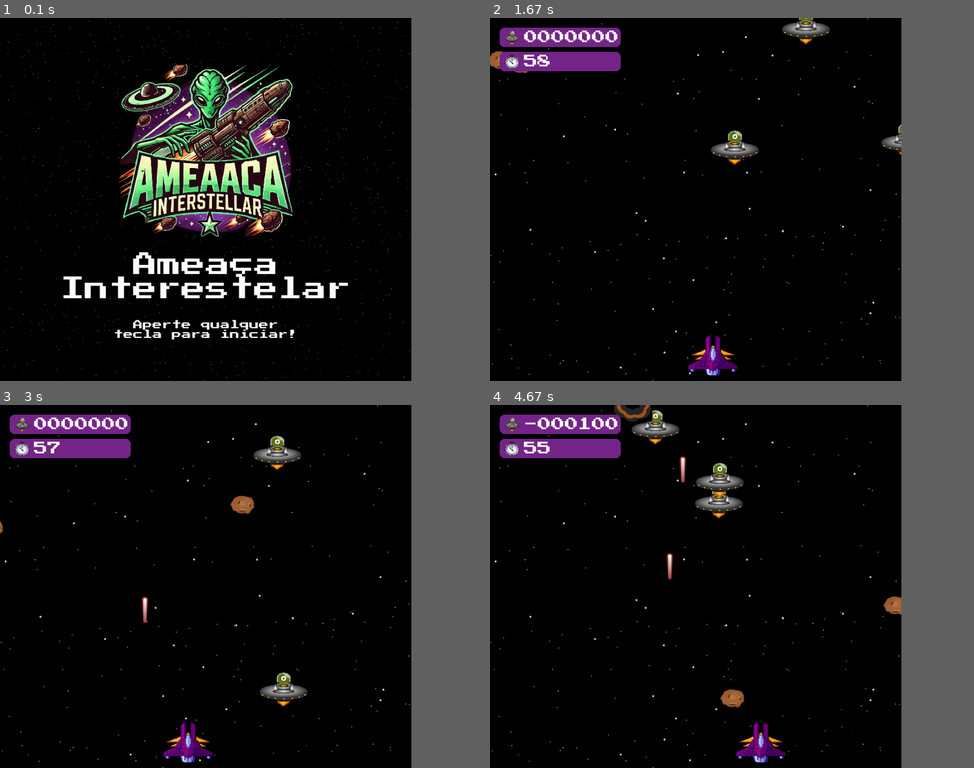
Above: before the commit, frames 1-4 (two rows, left to right).
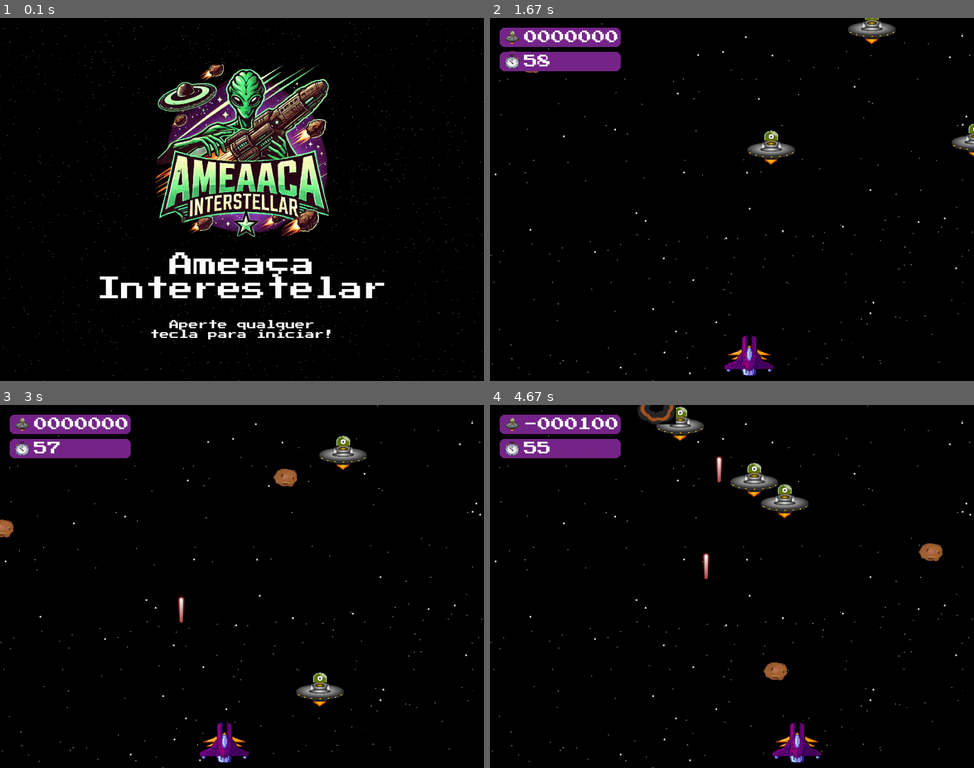
Above: after the commit, the same moments.

Repository: MicaeleGomes/Pygame
Game: pygame game, started from roda_jogo.py
Same seed, same stepped clock (60 frames per second), same inputs: the game is played once before the commit and once after it.
Inputs:
- Up to frame 1 (0.1 s): no input
- Up to frame 2 (1.67 s): hold Right 0.33-0.8 s; hold Right 0.83-1.3 s; hold Left from 1.33 s (still down)
- Up to frame 3 (3 s): release Left at 1.87 s; hold Left 1.9-2.3 s; tap Space at 2.33, 2.73 s; hold Right from 2.67 s (still down)
- Up to frame 4 (4.67 s): tap Space at 3.03, 3.4, 3.7, 3.9, 4.2, 4.4 s; release Right at 3.3 s; hold Left 3.33-3.8 s; hold Right 3.83-4.3 s; hold Right from 4.33 s (still down)
In our replay, the window is 765x675 before the commit and 900x675 after it. These sizes can differ from the game's own. Grey fills any space a smaller window leaves; there, only what the larger window draws over its background counts as a difference.

The runs differ from the first frame. In frame 1, 20% of the frame differs, in the area x 0-100%, y 0-100%; in frame 2, 3.3%; in frame 3, 3.6%; in frame 4, 4.9%.

Commit message:
Aumentando tamanho da tela.

Diff:
--- a/config.py
+++ b/config.py
@@ -6,8 +6,8 @@
 FNT_DIR = path.join(path.dirname(__file__), 'assets', 'font')
 
 # Dados gerais do jogo.
-WIDTH = 850 # Largura da tela
-HEIGHT = 750 # Altura da tela
+WIDTH = 1000  # Largura da tela
+HEIGHT = 750  # Altura da tela
 FPS = 30 # Frames por segundo
 
 # Configurações do placar
